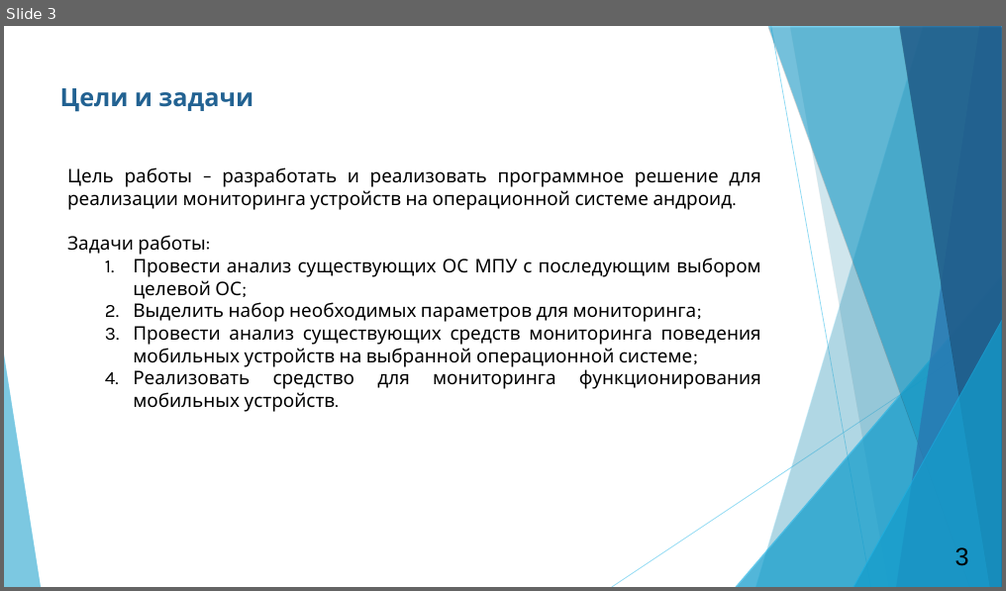
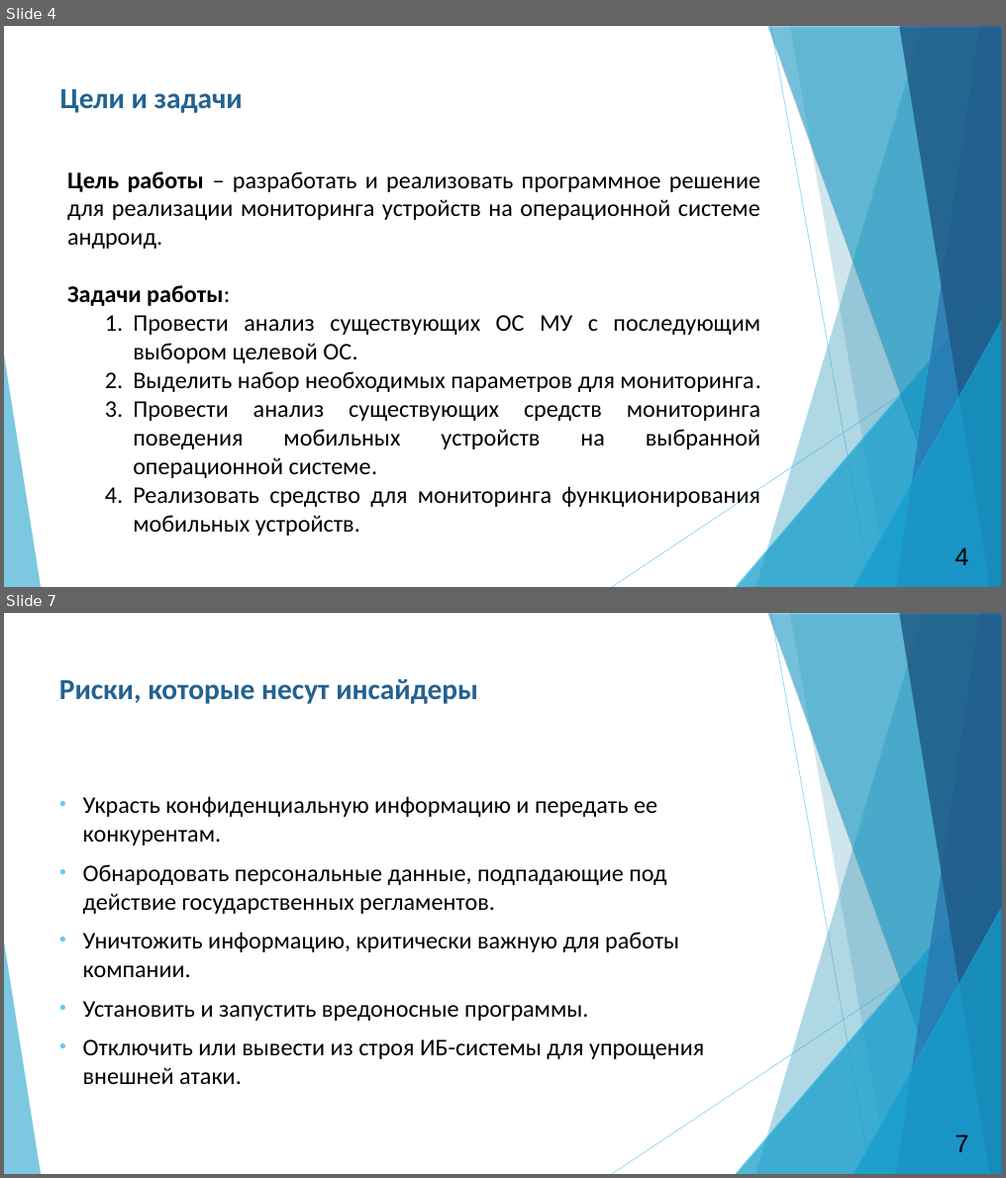
Before and after one commit to redmolle/BehavioralAnalysis, a slide deck: docs/Презентация/Презентация.pptx. Shown one above the other, each under a label of ours: slide 3 before the commit, slides 4 and 7 after it; the slides between them are not shown. The pictures are 1006x591 and 1006x1178 pixels, drawn with LibreOffice and Linux fonts; fonts in the diff are those of the drawing. Boxes give left, top, right and bottom in pixels: in the first picture for what was removed or moved away, otherwise in the second. Text is boxed around its words. In the diff, an @@ line names an element or a change of style, - is before the commit and + after.

```diff
--- a/docs/Презентация/Презентация.pptx
+++ b/docs/Презентация/Презентация.pptx
@@ slide 7 added at bbox=[4, 613, 1002, 1174], background #FFFFFF; not listed: 10 template elements that a slide beside it also shows @@
@@ title added at bbox=[59, 679, 478, 704], 28 pt, text #226292, bold @@
+Риски, которые несут инсайдеры
@@ text added at bbox=[83, 796, 704, 1084], 23 pt, text #000000 @@
+• Украсть конфиденциальную информацию и передать ее конкурентам.
+• Обнародовать персональные данные, подпадающие под действие государственных регламентов.
+• Уничтожить информацию, критически важную для работы компании.
+• Установить и запустить вредоносные программы.
+• Отключить или вывести из строя ИБ-системы для упрощения внешней атаки.
@@ page number added at bbox=[955, 1135, 969, 1153], 24 pt, text #000000 @@
+7
@@ what was slide 3 is now slide 4 @@
@@ slide 4 changed as well @@
@@ title "Цели и задачи" at bbox=[60, 89, 243, 113]: size 24 to 28 pt, font Karla to Calibri @@
@@ text at bbox=[67, 172, 760, 536]: size 18 to 23 pt, font Karla to Calibri in "Цель работы – разработать и реализовать программное ...", "Задачи работы:", "Реализовать средство для мониторинга функционирования мобиль ..."; bold on in "Цель работы", "Задачи работы:" @@
@@ text at bbox=[133, 315, 761, 478]: text changed; size 18 to 23 pt; font Karla to Calibri @@
-  1. Провести анализ существующих ОС МПУ с последующим выбором целевой ОС;
-  2. Выделить набор необходимых параметров для мониторинга;
-  3. Провести анализ существующих средств мониторинга поведения мобильных устройств на выбранной операционной системе;
+  1. Провести анализ существующих ОС МУ с последующим выбором целевой ОС.
+  2. Выделить набор необходимых параметров для мониторинга.
+  3. Провести анализ существующих средств мониторинга поведения мобильных устройств на выбранной операционной системе.
@@ page number at bbox=[955, 548, 969, 566]: text changed @@
-3
+4
```
Also in this commit, not shown: 11 other slides changed, 1 other slide added, 1 slide removed, 6 other files.
